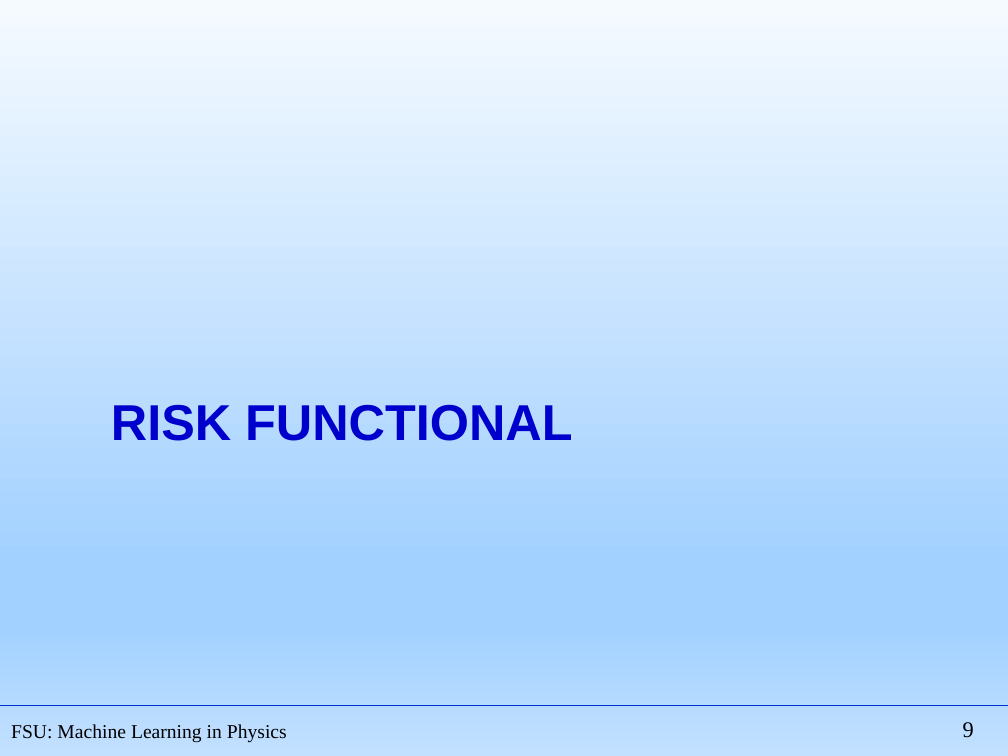
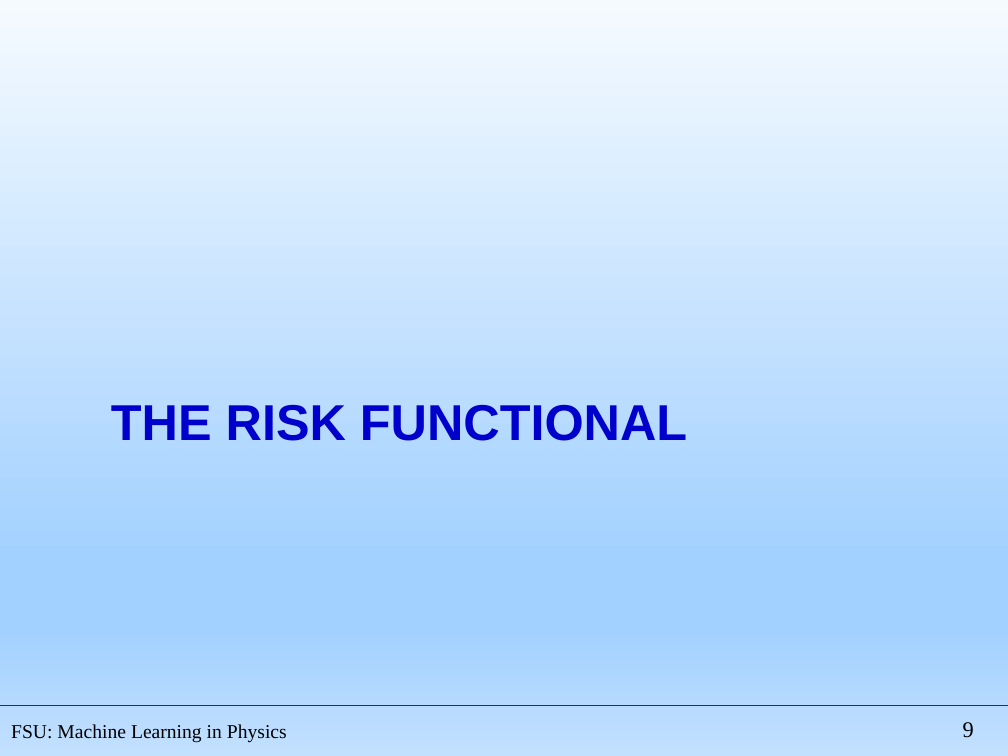
Before and after one commit to hbprosper/mlinphysics, a slide deck: slide 9 of Lectures/01.Foundations/Lecture02.pptx. Drawn at 1008x756 pixels with LibreOffice and Linux fonts; fonts in the diff are those of the drawing. Boxes give left, top, right and bottom in pixels: in the first picture for what was removed or moved away, otherwise in the second. Text is boxed around its words. In the diff, an @@ line names an element or a change of style, - is before the commit and + after.

```diff
--- a/Lectures/01.Foundations/Lecture02.pptx
+++ b/Lectures/01.Foundations/Lecture02.pptx
@@ title at (111,405,687,441): text changed @@
-RISK FUNCTIONAL
+THE RISK FUNCTIONAL
```
Also in this commit, not shown: 1 other slide changed, 4 slides added, 8 slides removed, 5 other files.
